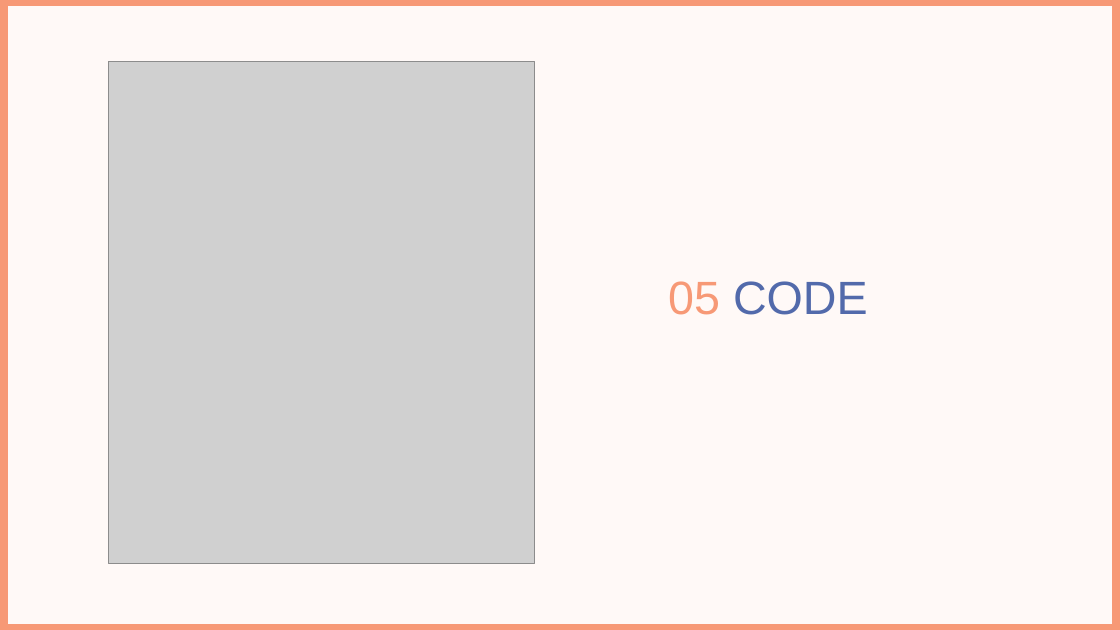
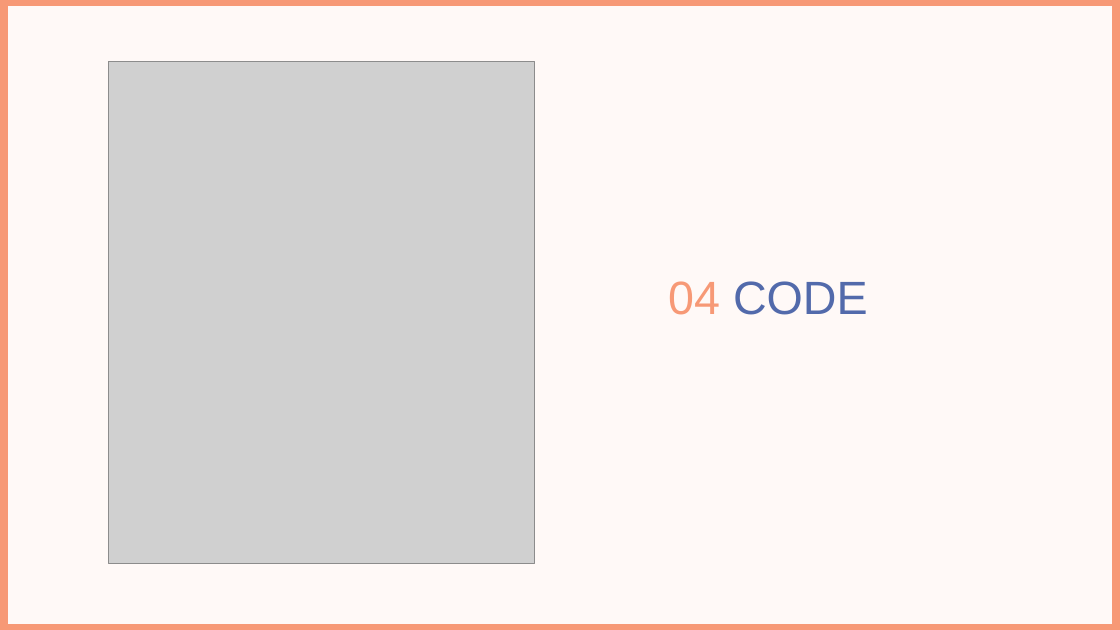
Before and after one commit to ahmedhammad111/SWE, a slide deck: slide 9 of SWE.pptx (slide 10 before the commit). Drawn at 1120x630 pixels with LibreOffice and Linux fonts; fonts in the diff are those of the drawing; grey boxes stand for pictures; background and template pictures are left out. Boxes give left, top, right and bottom in pixels: in the first picture for what was removed or moved away, otherwise in the second. Text is boxed around its words. In the diff, an @@ line names an element or a change of style, - is before the commit and + after.

```diff
--- a/SWE.pptx
+++ b/SWE.pptx
@@ text at (x1=668, y1=281, x2=868, y2=315): text changed @@
-05 CODE
+04 CODE
```
Also in this commit, not shown: 27 other slides changed, 3 slides added, 2 slides removed, 3 other files.
